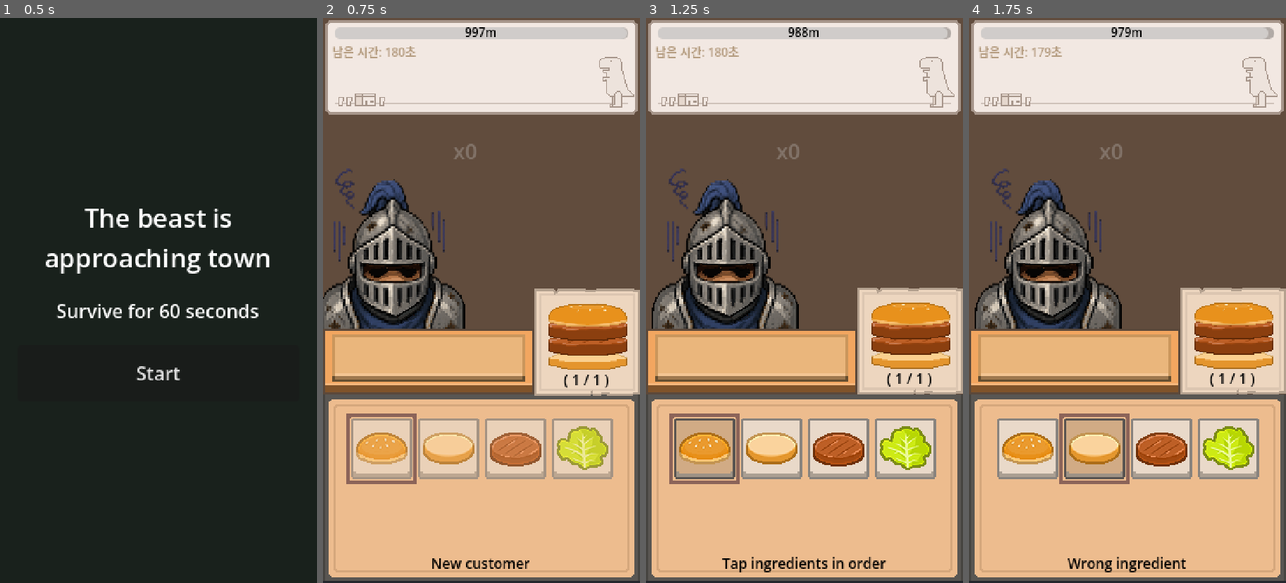
Above: before the commit, frames 1-4 (left to right).
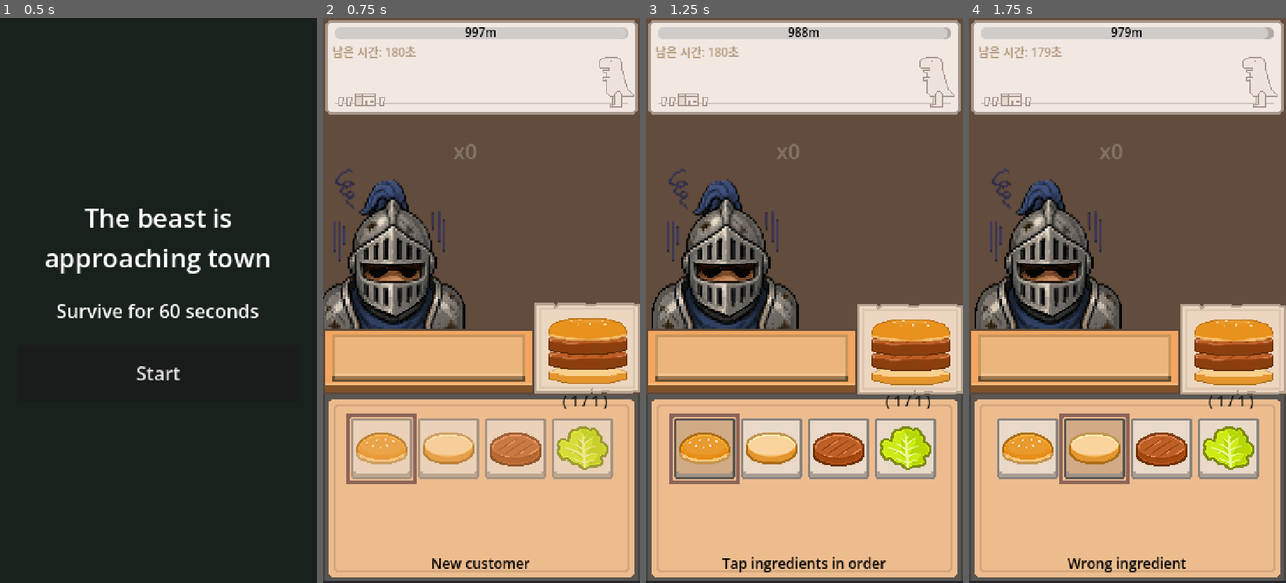
Above: after the commit, the same moments.

Repository: TO4D/save-us-burger-man
Game: Godot game, scene res://scenes/Main.tscn
Same seed, same stepped clock (60 frames per second), same inputs: the game is played once before the commit and once after it.
Inputs:
- Up to frame 1 (0.5 s): no input
- Up to frame 2 (0.75 s): click "Start" at 0.5 s
- Up to frame 3 (1.25 s): no input
- Up to frame 4 (1.75 s): tap Enter at 1.25 s; hold Right from 1.28 s (still down)

Frame 1 is identical in both runs. In frame 2, 4.1% of the frame differs, in the area x 66-100%, y 47-70%; in frame 3, 4.0%; in frame 4, 4.0%.

Commit message:
[수정] 레시피 티켓 진입 연출과 진행 표시 보정

Diff:
--- a/scenes/components/RecipeDisplayStack.gd
+++ b/scenes/components/RecipeDisplayStack.gd
@@ -3,14 +3,18 @@
 
 const RECIPE_PREVIEW_SCENE := preload("res://scenes/components/RecipePreview.tscn")
 
-@export var stack_offset: Vector2 = Vector2(0.0,-5.0)
-@export var entry_offset: Vector2 = Vector2(0.0, -42.0)
+@export var stack_offset: Vector2 = Vector2(0.0, -5.0)
+@export var entry_offset: Vector2 = Vector2(0.0, 42.0)
 @export var exit_offset: Vector2 = Vector2(140.0, 0.0)
 @export var entry_duration: float = 0.22
 @export var exit_duration: float = 0.18
-@export var rearrange_duration: float = 0.14
-@export var stagger_delay: float = 0.08
+@export var rearrange_duration: float = 0.18
+@export var stagger_delay: float = 0.1
 @export var background_alpha_falloff: float = 0.08
+@export var progress_label_height: float = 12.0
+@export var progress_label_gap: float = 2.0
+
+@onready var progress_label: Label = $ProgressLabel
 
 var _ticket_views: Array[RecipePreview] = []
 var _animation_token: int = 0
@@ -18,6 +22,7 @@
 
 func _ready() -> void:
 	mouse_filter = Control.MOUSE_FILTER_IGNORE
+	_update_ticket_progress()
 
 
 func show_recipes(recipe_list: Array) -> void:
@@ -42,6 +47,7 @@
 		if is_instance_valid(ticket):
 			ticket.queue_free()
 	_ticket_views.clear()
+	_update_ticket_progress()
 
 
 func complete_current_recipe() -> void:
@@ -61,7 +67,6 @@
 			ticket.queue_free()
 
 	_update_ticket_progress()
-	_prepare_entry_layout()
 	_position_tickets(true)
 
 
@@ -80,6 +85,7 @@
 		var tween := create_tween().set_parallel(true)
 		tween.tween_property(ticket, "position", target_position, entry_duration).set_trans(Tween.TRANS_BACK).set_ease(Tween.EASE_OUT)
 		#tween.tween_property(ticket, "modulate:a", _get_ticket_alpha(index), entry_duration)
+		tween.finished.connect(_on_ticket_entry_finished.bind(ticket))
 
 		if index < _ticket_views.size() - 1:
 			await get_tree().create_timer(stagger_delay).timeout
@@ -93,7 +99,7 @@
 
 		var target_position := _get_ticket_position(ticket, index)
 		var target_alpha := _get_ticket_alpha(index)
-		ticket.z_index = index
+		ticket.z_index = _get_ticket_z_index(index)
 
 		if animated:
 			var tween := create_tween().set_parallel(true)
@@ -112,8 +118,9 @@
 			continue
 
 		var target_position := _get_ticket_position(ticket, index)
-		ticket.z_index = index
+		ticket.z_index = _get_ticket_z_index(index)
 		ticket.position = target_position + entry_offset
+		ticket.set_ingredients_visible(index == 0)
 
 	_reorder_ticket_children()
 
@@ -135,13 +142,29 @@
 	)
 
 
+func _get_ticket_z_index(index: int) -> int:
+	return _ticket_views.size() - index
+
+
 func _get_ticket_alpha(index: int) -> float:
 	return clampf(1.0 - background_alpha_falloff * index, 0.72, 1.0)
 
 
+func _on_ticket_entry_finished(ticket: RecipePreview) -> void:
+	if is_instance_valid(ticket):
+		ticket.set_ingredients_visible(true)
+
+
 func _update_ticket_progress() -> void:
 	var total := _ticket_views.size()
-	for index in range(total):
-		var ticket := _ticket_views[index]
-		if is_instance_valid(ticket):
-			ticket.set_recipe_progress(index + 1, total)
+
+	if progress_label == null:
+		return
+
+	progress_label.visible = total > 0
+	if total > 0:
+		progress_label.text = "( 1 / %d )" % total
+	else:
+		progress_label.text = ""
+
+	progress_label.size = Vector2(size.x, progress_label_height)
--- a/scenes/components/RecipePreview.gd
+++ b/scenes/components/RecipePreview.gd
@@ -4,16 +4,12 @@
 @export var background_padding: Vector2 = Vector2(5.0, 5.0)
 @export var icon_size: Vector2 = Vector2(36.0, 18.0)
 @export var icon_overlap: float = 5.0
-@export var count_label_height: float = 14.0
-@export var count_label_gap: float = 4.0
 
 @onready var background: NinePatchRect = $RecipeDisplayBackground
 @onready var items_root: Control = $ItemsRoot
-@onready var count_label: Label = $CountLabel
 
 var recipe: Recipe = null
-var recipe_index: int = 0
-var recipe_total: int = 0
+var ingredients_visible: bool = true
 
 
 func _ready() -> void:
@@ -28,20 +24,20 @@
 
 func clear_recipe() -> void:
 	recipe = null
-	recipe_index = 0
-	recipe_total = 0
 	_render_recipe()
 
 
-func set_recipe_progress(index: int, total: int) -> void:
-	recipe_index = index
-	recipe_total = total
-	_render_recipe()
+func set_ingredients_visible(value: bool) -> void:
+	ingredients_visible = value
+	if is_node_ready():
+		items_root.visible = ingredients_visible
 
 
 func _render_recipe() -> void:
 	if not is_node_ready():
 		return
+
+	items_root.visible = ingredients_visible
 
 	for child in items_root.get_children():
 		child.queue_free()
@@ -50,7 +46,6 @@
 		custom_minimum_size = Vector2.ZERO
 		size = Vector2.ZERO
 		background.visible = false
-		count_label.text = ""
 		return
 
 	var ingredient_count := recipe.ingredients.size()
@@ -61,7 +56,7 @@
 	)
 	var total_size := Vector2(
 		content_size.x + background_padding.x * 2.0,
-		content_size.y + background_padding.y * 2.0 + count_label_gap + count_label_height
+		content_size.y + background_padding.y * 2.0
 	)
 
 	custom_minimum_size = total_size
@@ -71,9 +66,6 @@
 	background.size = total_size
 	items_root.position = Vector2(background_padding.x, background_padding.y)
 	items_root.size = content_size
-	count_label.position = Vector2(background_padding.x, total_size.y - background_padding.y - count_label_height)
-	count_label.size = Vector2(content_size.x, count_label_height)
-	count_label.text = "( %d / %d )" % [recipe_index, recipe_total] if recipe_total > 0 else ""
 
 	for i in range(ingredient_count):
 		var ingredient: Ingredient = recipe.ingredients[i]
--- a/scenes/components/RecipePreview.tscn
+++ b/scenes/components/RecipePreview.tscn
@@ -10,8 +10,6 @@
 mouse_filter = 2
 script = ExtResource("1")
 background_padding = Vector2(10, 10)
-count_label_height = 12.0
-count_label_gap = 2.0
 
 [node name="RecipeDisplayBackground" type="NinePatchRect" parent="." unique_id=1198540343]
 layout_mode = 1
@@ -33,14 +31,3 @@
 offset_right = 84.0
 offset_bottom = 94.0
 mouse_filter = 2
-
-[node name="CountLabel" type="Label" parent="." unique_id=1065983490]
-layout_mode = 0
-offset_left = 5.0
-offset_top = 75.0
-offset_right = 84.0
-offset_bottom = 95.0
-theme_override_colors/font_color = Color(0.051970966, 0.05197096, 0.05197095, 1)
-theme_override_font_sizes/font_size = 12
-horizontal_alignment = 1
-vertical_alignment = 1
--- a/scenes/panels/OrderPanel.tscn
+++ b/scenes/panels/OrderPanel.tscn
@@ -100,6 +100,18 @@
 mouse_filter = 2
 script = ExtResource("6_stack")
 
+[node name="ProgressLabel" type="Label" parent="PlayArea/RecipeDisplayStack" unique_id=912036052]
+z_index = 1000
+layout_mode = 0
+offset_left = -1.0
+offset_top = 157.0
+offset_right = 89.0
+offset_bottom = 174.0
+theme_override_colors/font_color = Color(0.051970966, 0.05197096, 0.05197095, 1)
+theme_override_font_sizes/font_size = 12
+horizontal_alignment = 1
+vertical_alignment = 1
+
 [node name="IngredientSlots" type="GridContainer" parent="." unique_id=49289063]
 layout_mode = 1
 anchors_preset = 7
